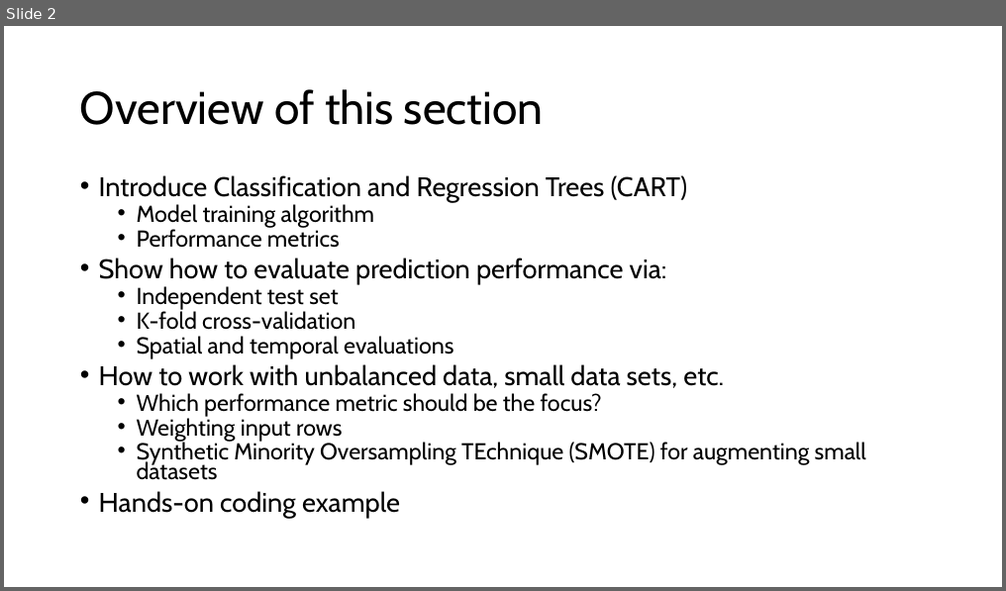
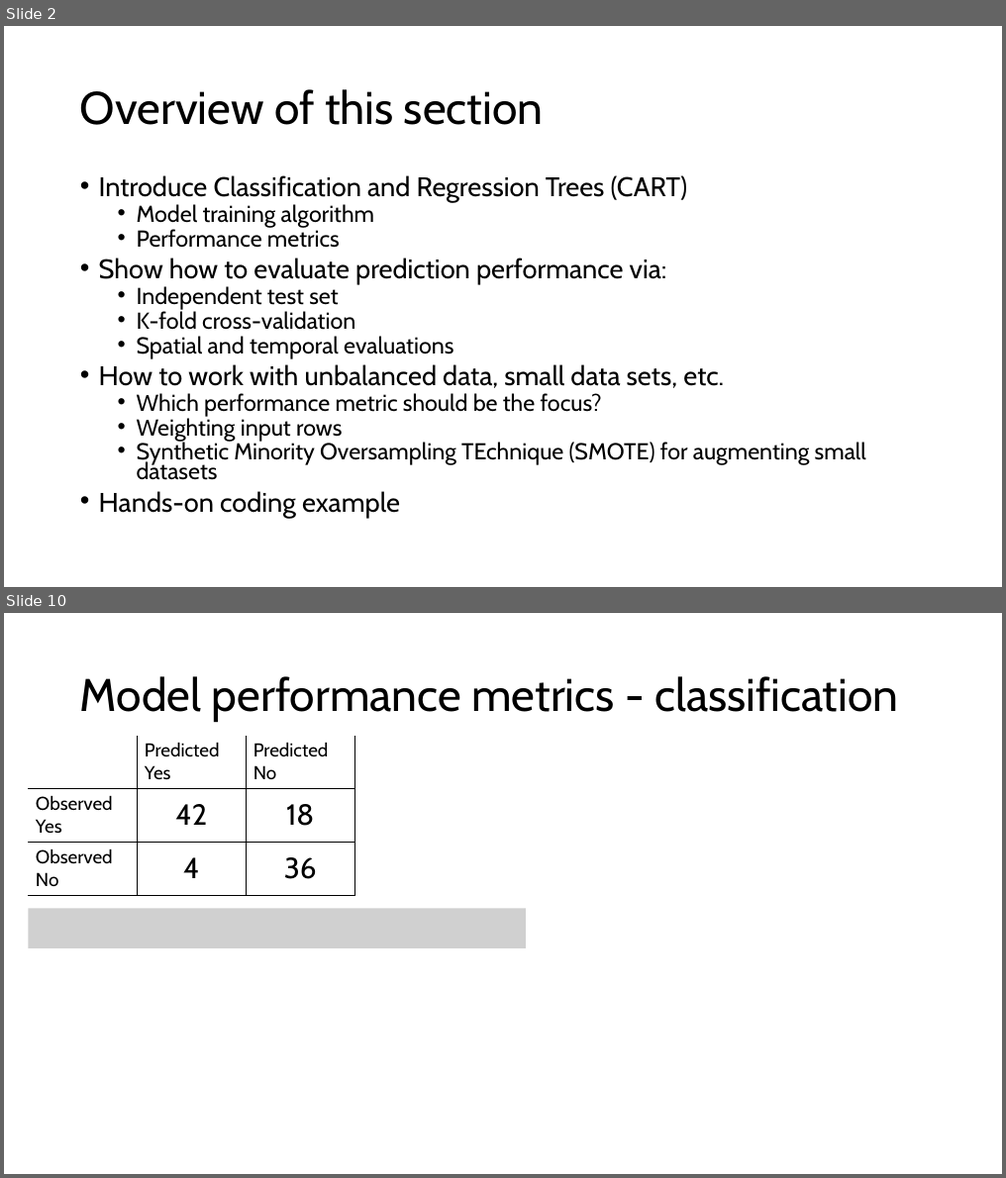
Before and after one commit to grantvagle/ml_methods_workshop, a slide deck: slides/02_model_eval_cv.pptx. Shown one above the other, each under a label of ours: slide 2 before the commit, slides 2 and 10 after it; the slides between them are not shown. The pictures are 1006x591 and 1006x1178 pixels, drawn with LibreOffice and Linux fonts; fonts in the diff are those of the drawing; grey boxes stand for pictures. Boxes give left, top, right and bottom in pixels: in the first picture for what was removed or moved away, otherwise in the second. Text is boxed around its words. In the diff, an @@ line names an element or a change of style, - is before the commit and + after.

```diff
--- a/slides/02_model_eval_cv.pptx
+++ b/slides/02_model_eval_cv.pptx
@@ slide 10 added at bbox=[4, 613, 1002, 1174], background #FFFFFF @@
@@ title added at bbox=[80, 676, 898, 722], 44 pt, text #000000 @@
+Model performance metrics - classification
@@ table added at bbox=[28, 736, 353, 893], 3 rows, 3 columns @@
+ | Predicted Yes | Predicted No
+Observed Yes | 42 | 18
+Observed No | 4 | 36
@@ picture added at bbox=[28, 909, 526, 950] @@
```
Also in this commit, not shown: 4 slides changed, 23 other slides added, 3 slides removed.
